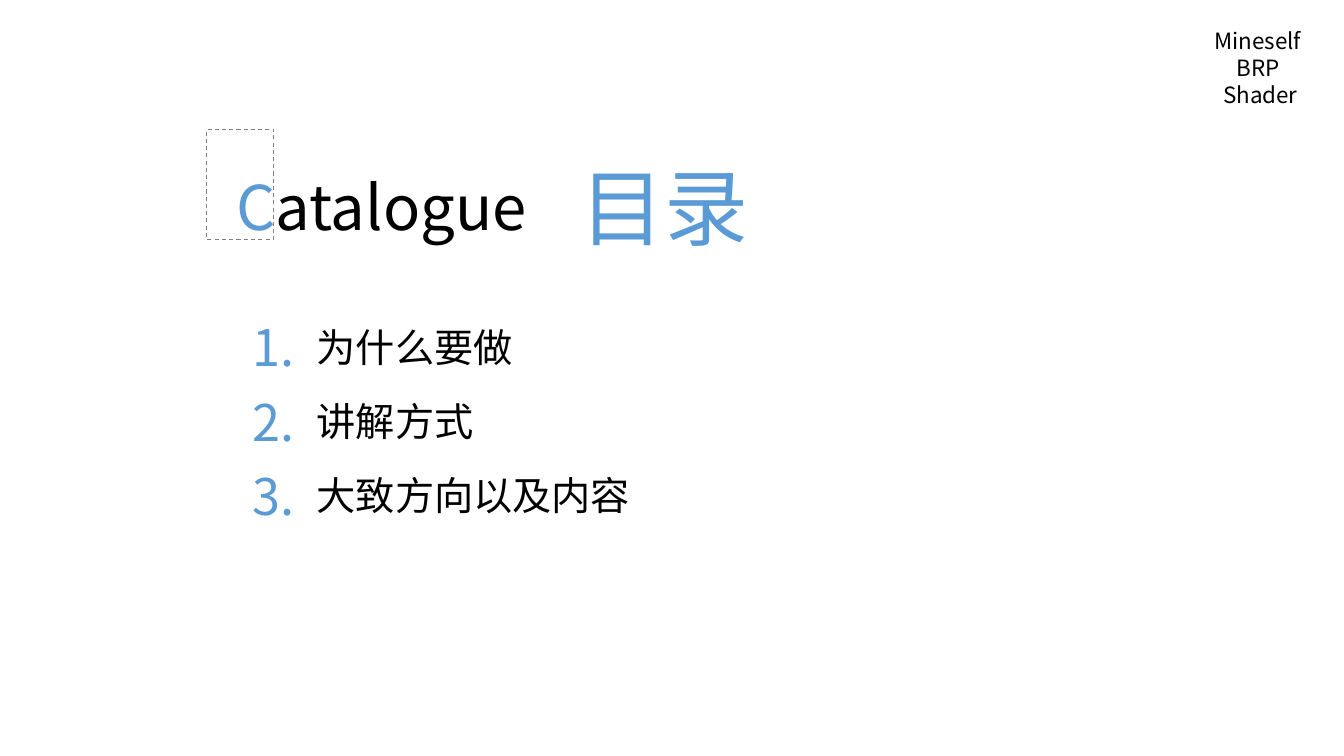
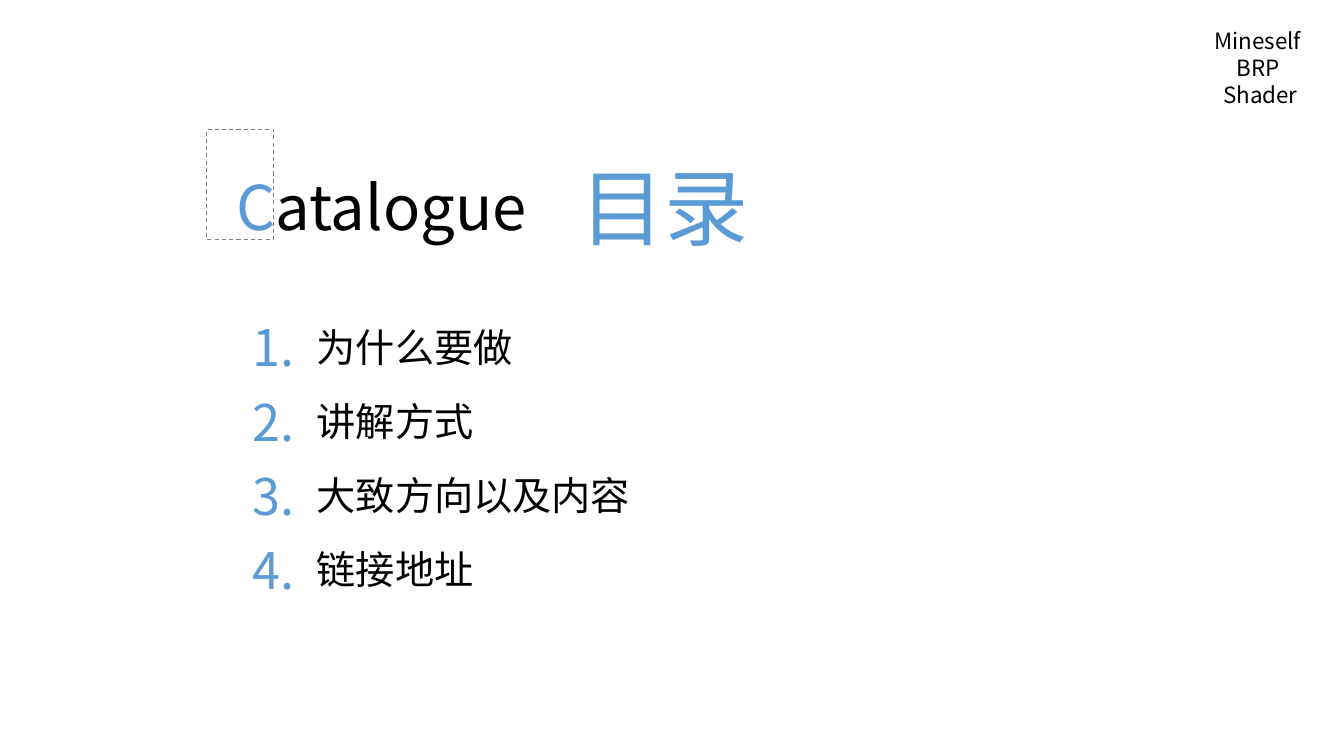
Before and after one commit to mineselfQAQ/MineselfBRPShader, a slide deck: slide 2 of PPT/0-前言.pptx. Drawn at 1344x756 pixels with LibreOffice and Linux fonts; fonts in the diff are those of the drawing. Boxes give left, top, right and bottom in pixels: in the first picture for what was removed or moved away, otherwise in the second. Text is boxed around its words. In the diff, an @@ line names an element or a change of style, - is before the commit and + after.

```diff
--- a/PPT/0-前言.pptx
+++ b/PPT/0-前言.pptx
@@ text added at (253, 552, 295, 590), 36 pt, text #5B9BD5 @@
+4.
@@ text added at (317, 551, 474, 587), 28 pt, text #000000 @@
+链接地址
```
Also in this commit, not shown: 1 other slide changed, 1 slide added, 1 other file.
